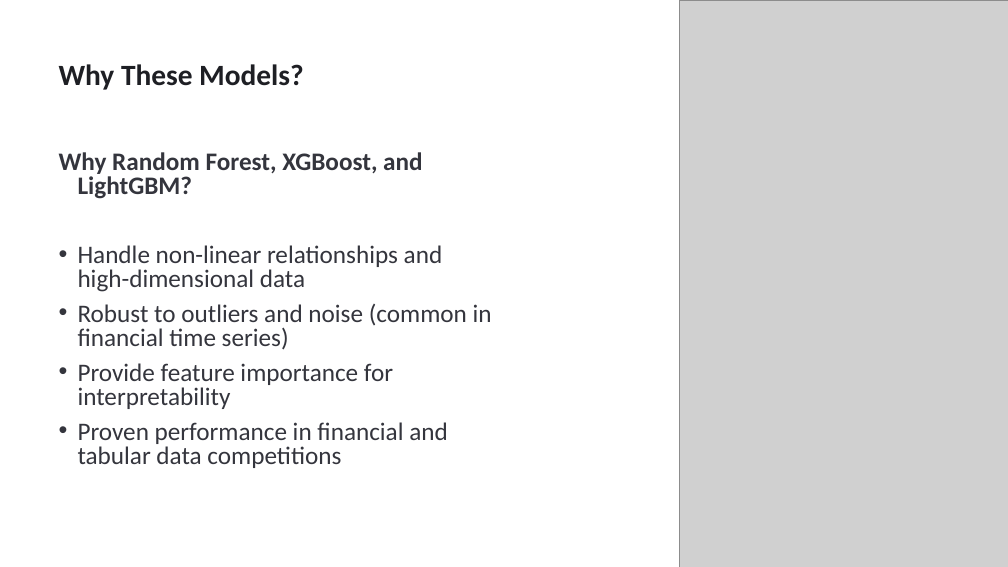
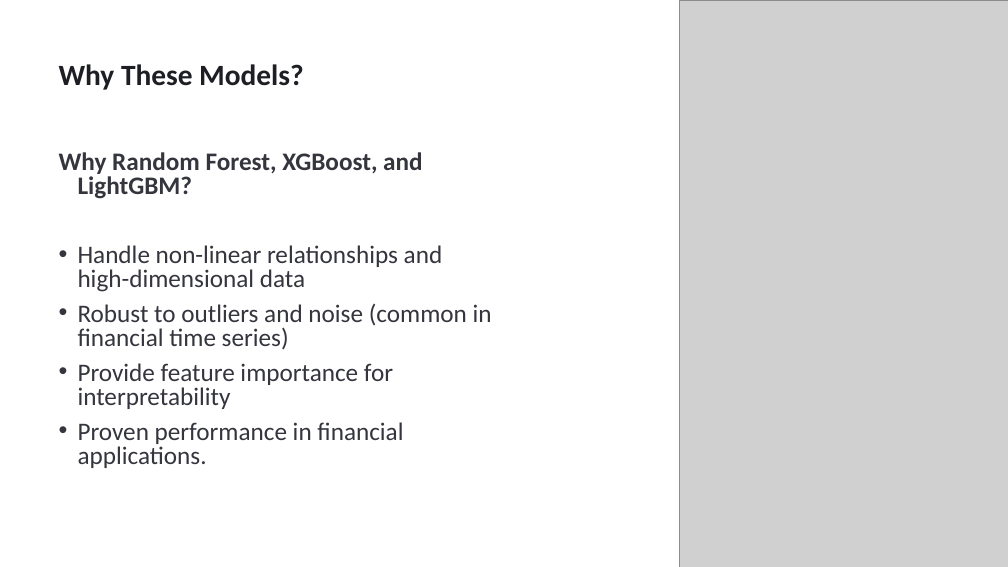
Before and after one commit to sjohny-uh/Causal_Inference_Project, a slide deck: slide 16 of Presentation/Causal_Inference_Presentation.pptx. Drawn at 1008x567 pixels with LibreOffice and Linux fonts; fonts in the diff are those of the drawing; grey boxes stand for pictures. Boxes give left, top, right and bottom in pixels: in the first picture for what was removed or moved away, otherwise in the second. Text is boxed around its words. In the diff, an @@ line names an element or a change of style, - is before the commit and + after.

```diff
--- a/Presentation/Causal_Inference_Presentation.pptx
+++ b/Presentation/Causal_Inference_Presentation.pptx
@@ text at <box>78,422,403,468</box>: text changed @@
-• Proven performance in financial and tabular data competitions
+• Proven performance in financial applications.
```
Also in this commit, not shown: 3 other slides changed, 1 slide removed, 2 other files.
